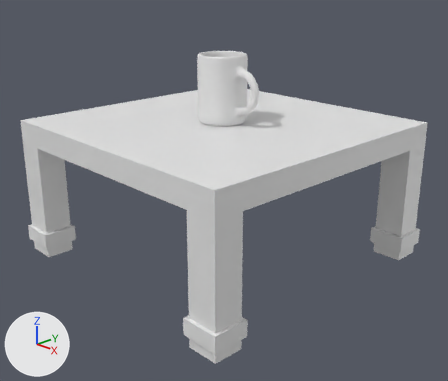
An edit to the Blender file Blender/Table.blend, drawn before and after from the same camera.
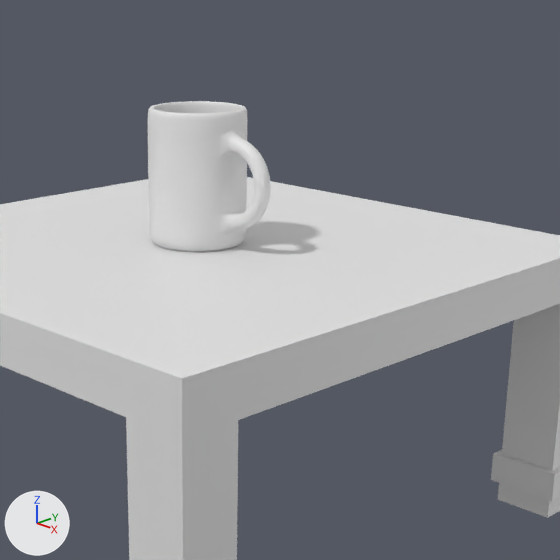
Each version is shown whole from a 50 mm camera at (3.069, -2.906, 2.012) aimed at (0.091, -0.072, 0.532), then close up on the part from 27% to 90% of the width and 0% to 74% of the height. The lights are fixed; the arrows at lower left show +X, +Y and +Z.

Script lines for the objects in view, before the commit:
```python
me_cube_002 = bpy.data.meshes.new('Cube.002')
me_cube_002.from_pydata(...)  # 116 vertices, 114 faces; spans x -1.02..1.02, y -1.02..1.02, z 0.02..1.0
me_cube_002.materials.append(mat_wood)  # its picture is missing
me_cylinder = bpy.data.meshes.new('Cylinder')
me_cylinder.from_pydata(...)  # 434 vertices, 418 faces; spans x -1.0..2.0, y -1.0..1.0, z -1.0..1.0
me_cylinder.polygons.foreach_set('use_smooth', [True] * 418)
ob_cube = bpy.data.objects.new('Cube', me_cube_002)
ob_cube.location = (0.0, 0.0, 0.0)
ob_mug = bpy.data.objects.new('Mug', me_cylinder)
ob_mug.location = (0.0, 0.0, 1.23)
ob_mug.scale = (0.172, 0.172, 0.233)
_m = ob_mug.modifiers.new('Subdivision', 'SUBSURF')
_m.levels = 2
```
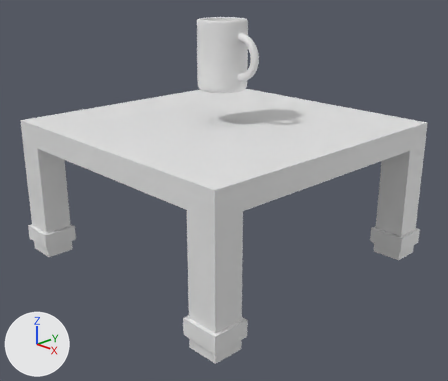
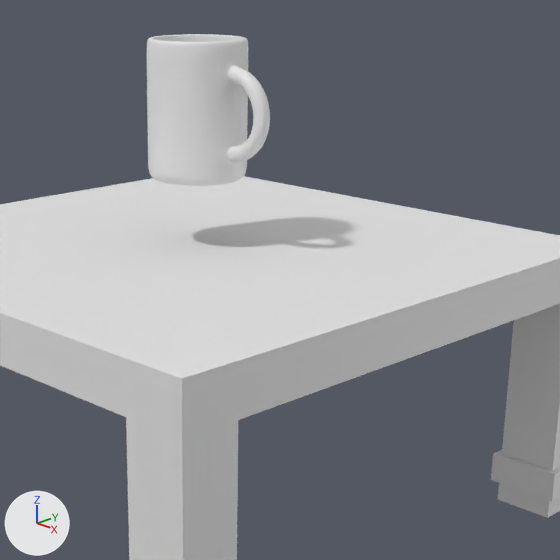
Pixel boxes [x1, y1, x2, y2] of what changed, in the close-ups (560 x 560 px):
```json
{"object": "Mug", "change": "reshaped, moved, rescaled, modifiers changed", "before": [148, 101, 271, 252], "after": [147, 34, 270, 186]}
{"part": 1, "of": "me_cylinder", "change": "added", "after": [147, 34, 270, 186]}
{"part": 2, "of": "me_cylinder", "change": "deleted", "before": [148, 101, 271, 252]}
```

Scene script edits in JSON lines:
```json
{"block": "me_cylinder", "where": "# used by ob_mug; location = (0.0, 0.0, 1.23); scale = (0.172, 0.172, 0.233)"}
{"op": "remove", "block": "me_cylinder", "code": "me_cylinder.from_pydata(...)  # 434 vertices, 418 faces; spans x -1.0..2.0, y -1.0..1.0, z -1.0..1.0"}
{"op": "add", "block": "me_cylinder", "code": "me_cylinder.from_pydata(...)  # 7008 vertices, 7008 faces; spans x -0.17..0.33, y -0.17..0.17, z -0.23..0.23"}
{"block": "me_cylinder", "change": "me_cylinder part 1: 7008 vertices added at x -0.17..0.33, y -0.17..0.17, z -0.23..0.23"}
{"block": "me_cylinder", "change": "me_cylinder part 2: 434 vertices removed from x -1.0..2.0, y -1.0..1.0, z -1.0..1.0"}
{"op": "set", "path": "ob_mug.scale", "old": "(0.172, 0.172, 0.233)", "new": "(1.0, 1.0, 1.0)"}
{"op": "remove", "block": "ob_mug", "code": "_m = ob_mug.modifiers.new('Subdivision', 'SUBSURF')"}
{"op": "remove", "block": "ob_mug", "code": "_m.levels = 2"}
{"op": "set", "path": "ob_mug.location", "old": "(0.0, 0.0, 1.23)", "new": "(0.0, 0.0, 1.455)"}
```
